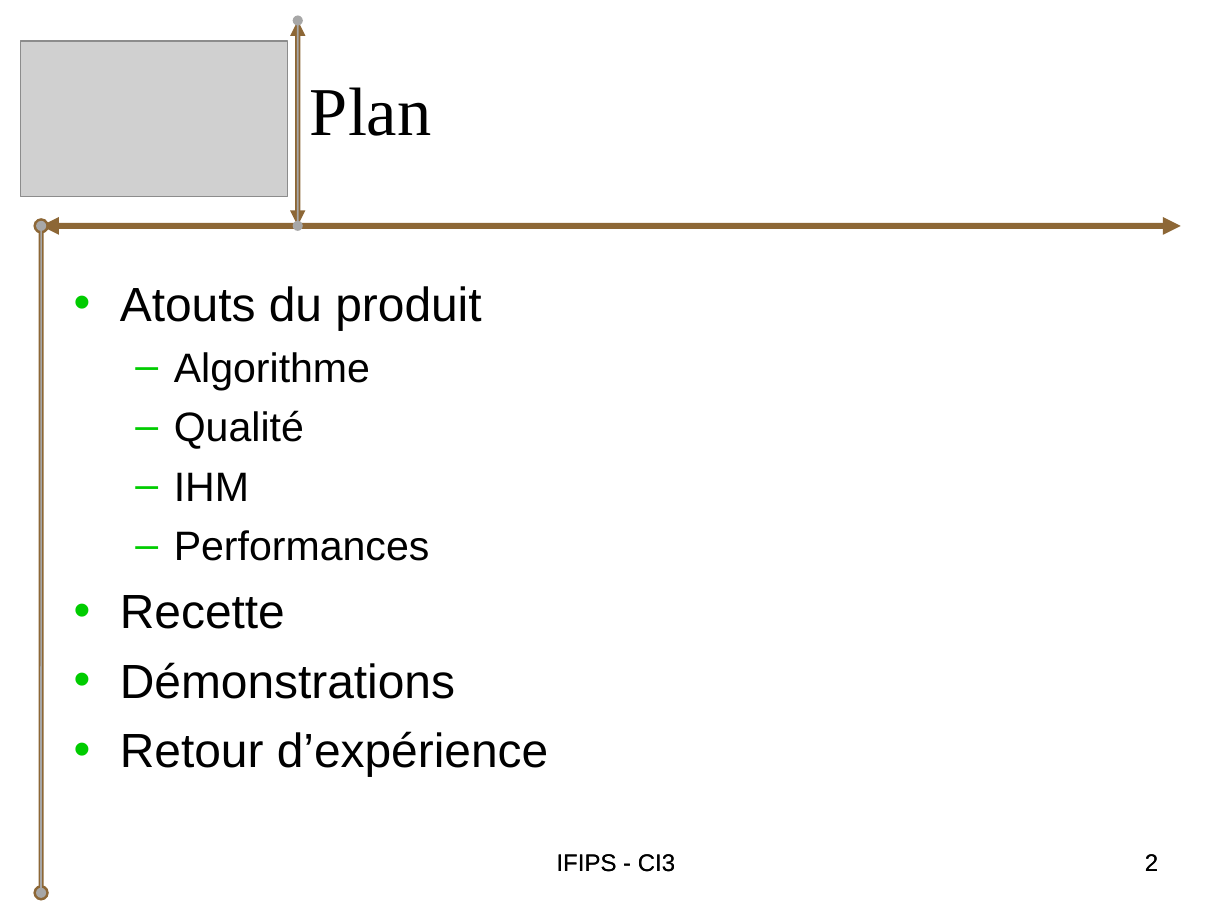
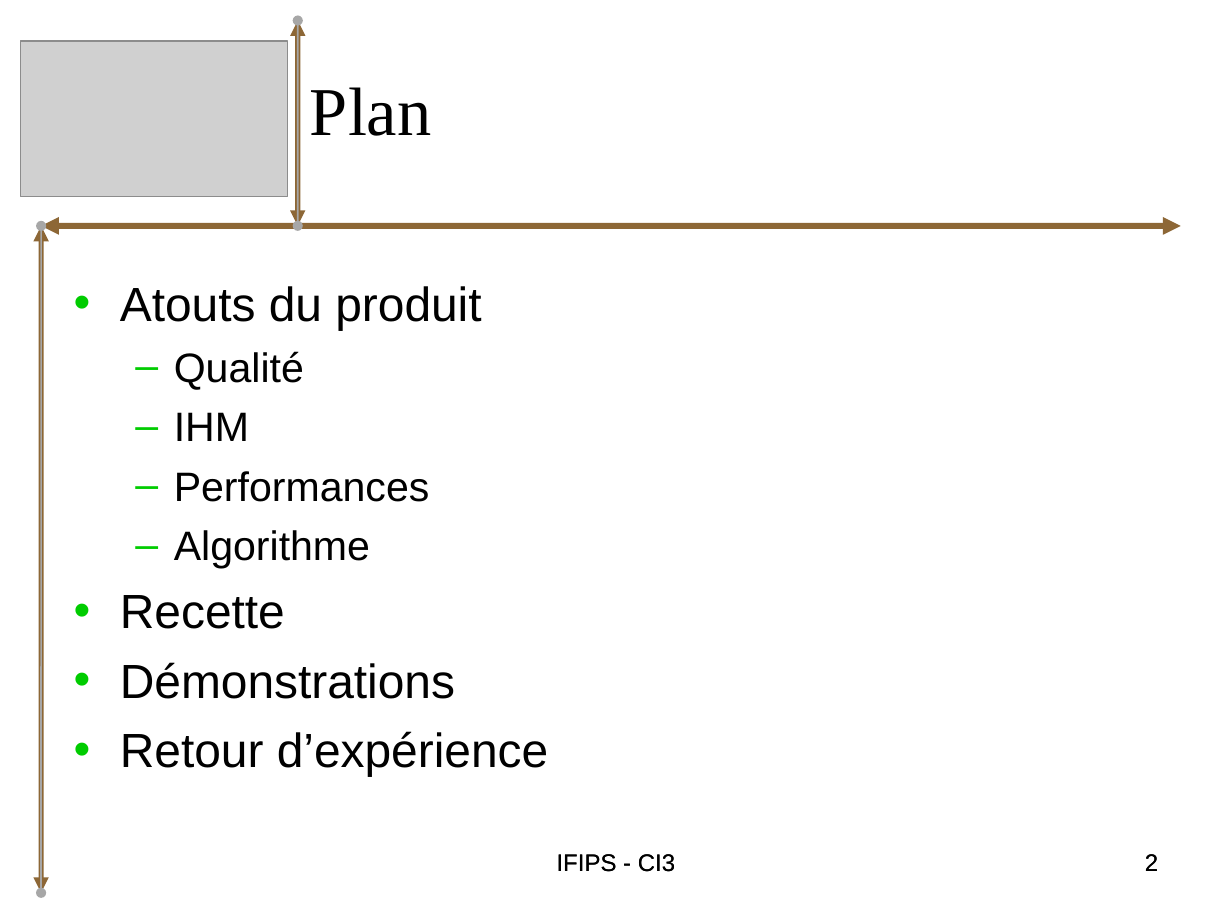
Before and after one commit to bryan-brancotte/projetgl-2008, a slide deck: slide 2 of doc/Soutenance/iGo_Presentation.ppt. Drawn at 1232x924 pixels with LibreOffice and Linux fonts; fonts in the diff are those of the drawing; grey boxes stand for pictures. Boxes give left, top, right and bottom in pixels: in the first picture for what was removed or moved away, otherwise in the second. Text is boxed around its words. In the diff, an @@ line names an element or a change of style, - is before the commit and + after.

```diff
--- a/doc/Soutenance/iGo_Presentation.ppt
+++ b/doc/Soutenance/iGo_Presentation.ppt
@@ double arrow (41, 893) - (41, 225): arrowheads changed @@
@@ text at [174,352,370,390]: paragraph removed @@
-  – Algorithme
@@ text at [174,530,370,569]: paragraph added @@
+  – Algorithme
```
Also in this commit, not shown: 19 other slides changed, 1 slide added, 1 slide removed, 1 other file.
